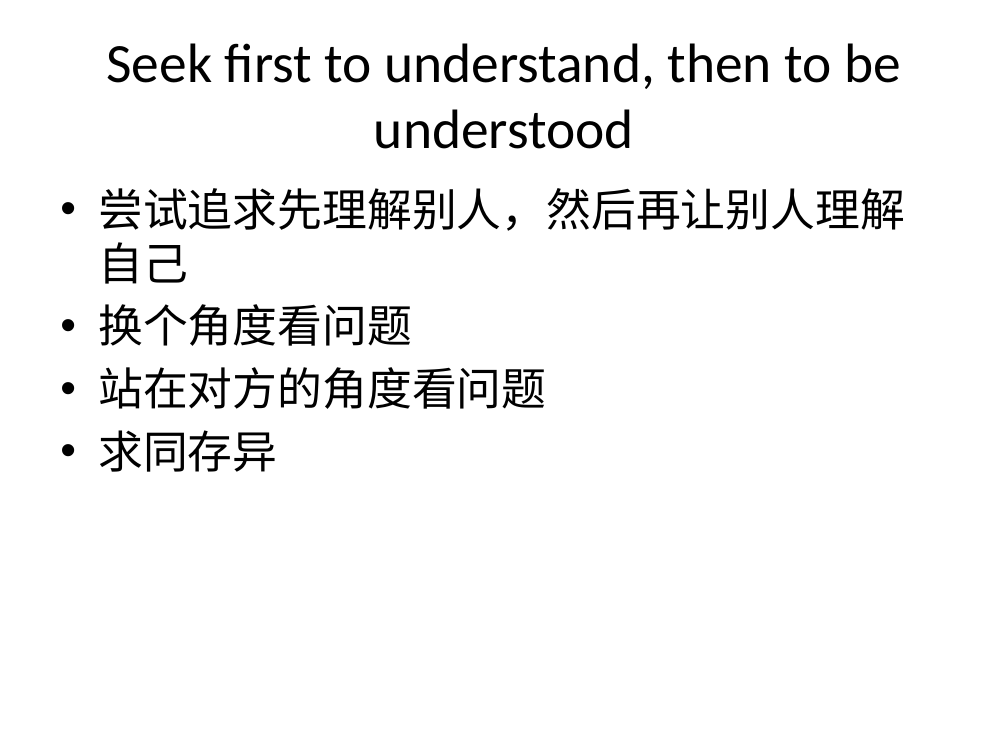
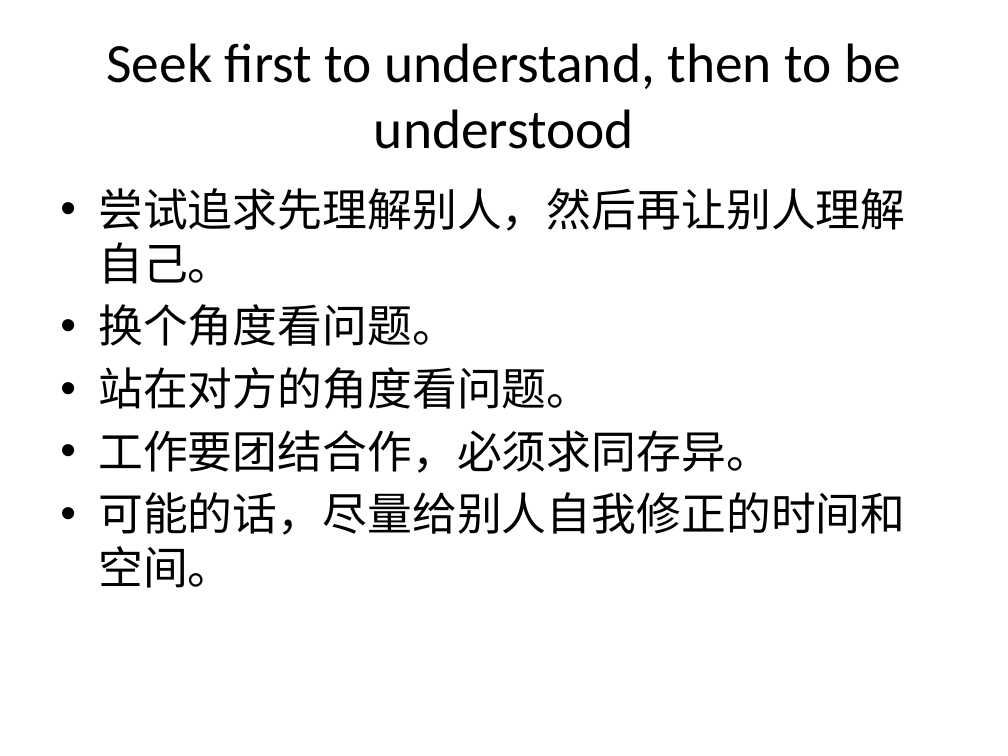
Before and after one commit to FinchYang/pyinrealworld, a slide deck: slide 8 of doc/Blah blah blah.pptx. Drawn at 1008x756 pixels with LibreOffice and Linux fonts; fonts in the diff are those of the drawing. Boxes give left, top, right and bottom in pixels: in the first picture for what was removed or moved away, otherwise in the second. Text is boxed around its words. In the diff, an @@ line names an element or a change of style, - is before the commit and + after.

```diff
--- a/doc/Blah blah blah.pptx
+++ b/doc/Blah blah blah.pptx
@@ text at (98,188,905,588): text changed @@
-• 尝试追求先理解别人，然后再让别人理解自己
-• 换个角度看问题
-• 站在对方的角度看问题
-• 求同存异
+• 尝试追求先理解别人，然后再让别人理解自己。
+• 换个角度看问题。
+• 站在对方的角度看问题。
+• 工作要团结合作，必须求同存异。
+• 可能的话，尽量给别人自我修正的时间和空间。
```
Also in this commit, not shown: 19 other slides changed, 2 slides removed, 8 other files.
